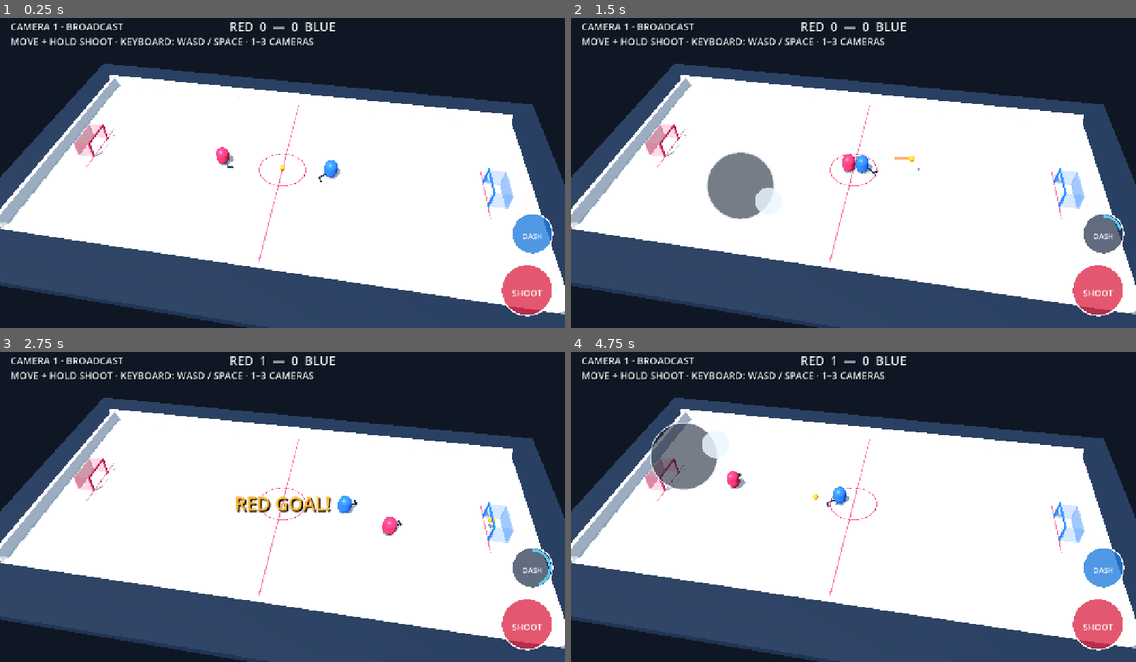
Above: before the commit, frames 1-4 (two rows, left to right).
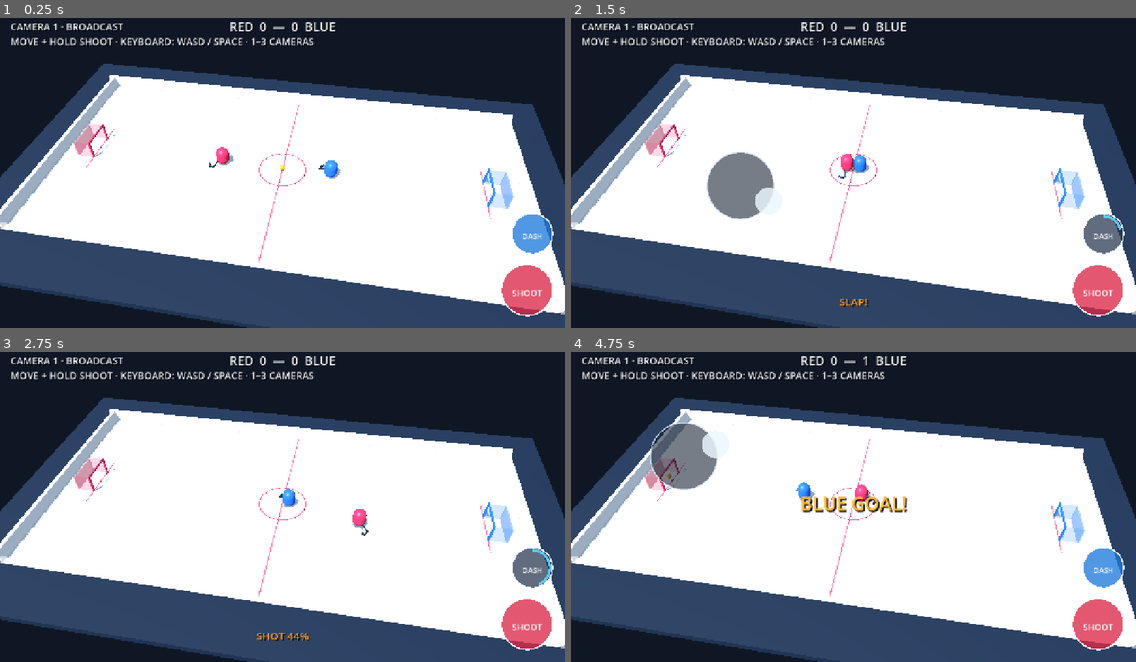
Above: after the commit, the same moments.

Repository: dylanwatsonsoftware/floorball-frenzy-3d
Game: Godot game, scene res://scenes/app/main.tscn
Same seed, same stepped clock (60 frames per second), same inputs: the game is played once before the commit and once after it.
Inputs (mouse positions are in pixels of both pictures, inside the frame that each line leads up to):
- Up to frame 1 (0.25 s): no input
- Up to frame 2 (1.5 s): tap Enter at 0.5 s; move the mouse to (977, 154) at 0.52 s; hold D (move_right) 0.53-1.25 s; hold Space (shoot) 0.53-1.25 s; tap Shift (dash) at 0.6 s; click (977, 154) at 0.67 s; drag from (740, 185) to (825, 231) at 1.27 s
- Up to frame 3 (2.75 s): move the mouse to (339, 432) at 2.02 s; hold D (move_right) from 2.03 s (still down); hold Space (shoot) from 2.03 s (still down); tap Shift (dash) at 2.1 s
- Up to frame 4 (4.75 s): release D (move_right) at 2.75 s; release Space (shoot) at 2.75 s; drag from (825, 565) to (684, 457) at 2.77 s; move the mouse to (1023, 550) at 3.52 s; hold A (move_left) 3.53-4.25 s; hold Space (shoot) 3.53-4.25 s; tap 1 at 3.6 s; drag from (684, 457) to (768, 423) at 4.27 s

The runs differ from the first frame. In frame 1, less than 0.1% of the frame differs, in the area x 37-58%, y 45-53%; in frame 2, 0.3%; in frame 3, 1.3%, in the area x 41-88%, y 1-94%; in frame 4, 1.2%.

Commit message:
feat: add physical stick carry and slap shots

Diff:
--- a/scripts/gameplay/ball_controller.gd
+++ b/scripts/gameplay/ball_controller.gd
@@ -3,6 +3,7 @@
 const BallSimulationScript = preload("res://scripts/simulation/ball_simulation.gd")
 const MatchSimulationScript = preload("res://scripts/simulation/match_simulation.gd")
 const BallInteractionScript = preload("res://scripts/simulation/ball_interaction.gd")
+const StickSlapScript = preload("res://scripts/simulation/stick_slap.gd")
 const MAX_CHARGE_SECONDS := 0.8
 const SHOOT_RANGE := 2.35
 const TRAIL_SPEED_THRESHOLD := 10.0
@@ -15,6 +16,9 @@
 var _opponent: CharacterBody3D
 var _charge_label: Label
 var _shot_trail: MeshInstance3D
+var _slap_elapsed := -1.0
+var _pending_slap_charge := 0.0
+var _pending_slap_direction := Vector2.RIGHT
 
 signal goal_scored(scorer: StringName)
 
@@ -26,6 +30,7 @@
 
 
 func _physics_process(delta: float) -> void:
+	_advance_slap(delta)
 	var previous_position := position
 	var next_state := BallSimulationScript.step(position, ball_velocity, delta)
 	var interaction_state := BallInteractionScript.step(next_state.position, next_state.velocity, _interaction_participants(), delta)
@@ -35,6 +40,7 @@
 	if scorer != &"":
 		ball_velocity = Vector3.ZERO
 		_charge_seconds = 0.0
+		_cancel_slap()
 		_charge_label.text = ""
 		_set_trail_visible(false)
 		set_physics_process(false)
@@ -45,33 +51,41 @@
 	_update_shot_charge(delta)
 
 
-func launch(planar_direction: Vector2, charge: float) -> void:
-	ball_velocity = BallSimulationScript.shot_velocity(planar_direction, charge)
+func launch(planar_direction: Vector2, charge: float, inherited_velocity: Vector3 = Vector3.ZERO) -> void:
+	ball_velocity = BallSimulationScript.shot_velocity(planar_direction, charge, inherited_velocity)
 
 
 func reset_for_faceoff() -> void:
 	position = Vector3(0.0, BallSimulationScript.BALL_RADIUS, 0.0)
 	ball_velocity = Vector3.ZERO
 	_charge_seconds = 0.0
+	_cancel_slap()
 	_charge_label.text = ""
 	_set_trail_visible(false)
 	set_physics_process(true)
 
 
 func _update_shot_charge(delta: float) -> void:
+	if _slap_elapsed >= 0.0:
+		return
 	var in_range := _planar_distance_to_player() <= SHOOT_RANGE
 	if Input.is_action_pressed("shoot") and in_range:
 		_charge_seconds = minf(MAX_CHARGE_SECONDS, _charge_seconds + delta)
-		var percentage := roundi(100.0 * _charge_seconds / MAX_CHARGE_SECONDS)
+		var charge_ratio := _charge_seconds / MAX_CHARGE_SECONDS
+		var percentage := roundi(100.0 * charge_ratio)
+		_player.call("set_stick_slap_angle", lerpf(-2.0, StickSlapScript.BACKSWING_ANGLE, charge_ratio * charge_ratio))
 		_charge_label.text = "SHOT %d%%" % percentage
 	elif Input.is_action_just_released("shoot"):
 		if _charge_seconds > 0.0 and in_range:
 			var facing: Vector3 = _player.call("get_facing_direction")
-			launch(Vector2(facing.x, facing.z), _charge_seconds / MAX_CHARGE_SECONDS)
+			_release_charged_slap(Vector2(facing.x, facing.z), _charge_seconds / MAX_CHARGE_SECONDS)
 		_charge_seconds = 0.0
-		_charge_label.text = ""
+		if _slap_elapsed < 0.0:
+			_charge_label.text = ""
+			_player.call("set_stick_slap_angle", 0.0)
 	elif not Input.is_action_pressed("shoot"):
 		_charge_label.text = ""
+		_player.call("set_stick_slap_angle", 0.0)
 
 
 func _planar_distance_to_player() -> float:
@@ -86,6 +100,7 @@
 		"position": _player.global_position,
 		"velocity": _player.velocity,
 		"facing": _player.call("get_facing_direction"),
+		"slap_phase": _current_slap_phase(),
 	}]
 	if _opponent != null:
 		participants.append({
@@ -96,6 +111,64 @@
 	return participants
 
 
+func begin_slap(direction: Vector2, charge: float) -> void:
+	_configure_slap(direction, charge, 0.0)
+	_player.call("set_stick_slap_angle", StickSlapScript.angle_at(0.0))
+
+
+func _release_charged_slap(direction: Vector2, charge: float) -> void:
+	_configure_slap(direction, charge, StickSlapScript.BACKSWING_SECONDS)
+
+
+func _configure_slap(direction: Vector2, charge: float, start_elapsed: float) -> void:
+	_slap_elapsed = start_elapsed
+	_pending_slap_direction = direction.normalized() if not direction.is_zero_approx() else Vector2.RIGHT
+	_pending_slap_charge = clampf(charge, 0.0, 1.0)
+	_charge_label.text = "SLAP!"
+
+
+func get_slap_phase() -> StringName:
+	return _current_slap_phase()
+
+
+func _advance_slap(delta: float) -> void:
+	if _slap_elapsed < 0.0:
+		return
+	var previous_elapsed := _slap_elapsed
+	_slap_elapsed += delta
+	_player.call("set_stick_slap_angle", StickSlapScript.angle_at(_slap_elapsed))
+	if StickSlapScript.crossed_contact(previous_elapsed, _slap_elapsed) and _ball_in_player_blade():
+		launch(_pending_slap_direction, _pending_slap_charge, _player.velocity)
+	if _slap_elapsed >= StickSlapScript.TOTAL_SECONDS:
+		_cancel_slap()
+
+
+func _cancel_slap() -> void:
+	_slap_elapsed = -1.0
+	_pending_slap_charge = 0.0
+	if _player != null:
+		_player.call("set_stick_slap_angle", 0.0)
+	if _charge_label != null and _charge_label.text == "SLAP!":
+		_charge_label.text = ""
+
+
+func _current_slap_phase() -> StringName:
+	if _slap_elapsed >= 0.0:
+		return StickSlapScript.phase_at(_slap_elapsed)
+	if _charge_seconds > 0.0:
+		return &"backswing"
+	return &"idle"
+
+
+func _ball_in_player_blade() -> bool:
+	var participant := {
+		"position": _player.global_position,
+		"velocity": _player.velocity,
+		"facing": _player.call("get_facing_direction"),
+	}
+	return BallInteractionScript.is_in_blade_pocket(global_position, participant)
+
+
 func _update_spin(delta: float) -> void:
 	var planar_speed := Vector2(ball_velocity.x, ball_velocity.z).length()
 	if planar_speed > 0.05:
--- a/scripts/gameplay/player_controller.gd
+++ b/scripts/gameplay/player_controller.gd
@@ -4,6 +4,7 @@
 const RINK_HALF_LENGTH := 18.1
 const RINK_HALF_WIDTH := 8.6
 const DASH_STREAK_SECONDS := 0.18
+const STICK_BASE_Y_ANGLE := -28.0
 
 var _facing_direction := Vector3.RIGHT
 var _mobile_controls: Control
@@ -62,3 +63,9 @@
 	if _dash_streak != null:
 		_dash_streak.visible = true
 	return true
+
+
+func set_stick_slap_angle(angle_degrees: float) -> void:
+	var stick_rig := get_node_or_null("StickRig") as Node3D
+	if stick_rig != null:
+		stick_rig.rotation_degrees.y = STICK_BASE_Y_ANGLE + angle_degrees
--- a/scripts/presentation/greybox_arena.gd
+++ b/scripts/presentation/greybox_arena.gd
@@ -153,8 +153,8 @@
 func _add_stick(parent: Node3D, color: Color) -> void:
 	var rig := Node3D.new()
 	rig.name = "StickRig"
-	rig.position = Vector3(0.18, -0.18, 0.0)
-	rig.rotation_degrees = Vector3(12.0, 28.0, -5.0)
+	rig.position = Vector3(-0.18, -0.18, 0.0)
+	rig.rotation_degrees = Vector3(25.0, -28.0, 5.0)
 	parent.add_child(rig)
 
 	var shaft := MeshInstance3D.new()
@@ -171,10 +171,20 @@
 	var blade_mesh := BoxMesh.new()
 	blade_mesh.size = Vector3(0.48, 0.11, 0.13)
 	blade.mesh = blade_mesh
-	blade.position = Vector3(0.18, 0.0, 1.08)
-	blade.rotation_degrees.y = -12.0
+	blade.position = Vector3(-0.18, 0.0, 1.08)
+	blade.rotation_degrees.y = 12.0
 	blade.material_override = _material(color, 0.58)
 	rig.add_child(blade)
+
+	var blade_toe := MeshInstance3D.new()
+	blade_toe.name = "BladeToe"
+	var toe_mesh := BoxMesh.new()
+	toe_mesh.size = Vector3(0.22, 0.11, 0.13)
+	blade_toe.mesh = toe_mesh
+	blade_toe.position = Vector3(-0.47, 0.0, 1.0)
+	blade_toe.rotation_degrees.y = -34.0
+	blade_toe.material_override = _material(color, 0.58)
+	rig.add_child(blade_toe)
 
 
 func _add_dash_streak(parent: Node3D) -> void:
--- a/scripts/simulation/ball_interaction.gd
+++ b/scripts/simulation/ball_interaction.gd
@@ -2,13 +2,15 @@
 extends RefCounted
 
 const BODY_CONTACT_DISTANCE := 0.74
-const STICK_REACH := 1.3
+const BLADE_FORWARD_OFFSET := 0.9
+const BLADE_RIGHT_OFFSET := 0.75
 const STICK_CONTROL_RADIUS := 0.78
 const CONTROL_HEIGHT := 0.68
 const DRIBBLE_LEAD_SPEED := 2.2
 const VELOCITY_TRANSFER := 0.72
 const ASSIST_RATE := 8.0
 const MAX_CONTROL_SPEED := 10.0
+const POSITION_ASSIST_RATE := 7.0
 
 
 static func step(ball_position: Vector3, ball_velocity: Vector3, participants: Array, delta: float) -> Dictionary:
@@ -44,13 +46,10 @@
 	var closest_stick_distance := INF
 	for index in participants.size():
 		var participant: Dictionary = participants[index]
-		var facing := Vector2(participant.facing.x, participant.facing.z).normalized()
-		if facing.is_zero_approx():
+		var pocket := blade_pocket(participant)
+		if pocket.is_empty() or not is_in_blade_pocket(next_position, participant):
 			continue
-		var player_planar := Vector2(participant.position.x, participant.position.z)
-		var stick_target := player_planar + facing * STICK_REACH
-		var ball_planar := Vector2(next_position.x, next_position.z)
-		var stick_distance := ball_planar.distance_to(stick_target)
+		var stick_distance: float = Vector2(next_position.x, next_position.z).distance_to(pocket.target)
 		if stick_distance <= STICK_CONTROL_RADIUS and stick_distance < closest_stick_distance:
 			controller = index
 			closest_stick_distance = stick_distance
@@ -58,6 +57,15 @@
 	if controller >= 0:
 		var owner: Dictionary = participants[controller]
 		var owner_facing := Vector2(owner.facing.x, owner.facing.z).normalized()
+		if owner.get("slap_phase", &"idle") == &"backswing":
+			next_velocity.x = owner.velocity.x
+			next_velocity.z = owner.velocity.z
+			return _result(next_position, next_velocity, controller)
+		var pocket := blade_pocket(owner)
+		var ball_planar := Vector2(next_position.x, next_position.z)
+		ball_planar = ball_planar.lerp(pocket.target, clampf(delta * POSITION_ASSIST_RATE, 0.0, 1.0))
+		next_position.x = ball_planar.x
+		next_position.z = ball_planar.y
 		var target_velocity := Vector2(owner.velocity.x, owner.velocity.z) + owner_facing * DRIBBLE_LEAD_SPEED
 		var current_velocity := Vector2(next_velocity.x, next_velocity.z)
 		var assisted_velocity := current_velocity.lerp(target_velocity, clampf(delta * ASSIST_RATE, 0.0, 1.0))
@@ -67,6 +75,31 @@
 	return _result(next_position, next_velocity, controller)
 
 
+static func blade_pocket(participant: Dictionary) -> Dictionary:
+	var facing := Vector2(participant.facing.x, participant.facing.z).normalized()
+	if facing.is_zero_approx():
+		return {}
+	var right := Vector2(-facing.y, facing.x)
+	var player_planar := Vector2(participant.position.x, participant.position.z)
+	return {
+		"facing": facing,
+		"right": right,
+		"target": player_planar + facing * BLADE_FORWARD_OFFSET + right * BLADE_RIGHT_OFFSET,
+		"player": player_planar,
+	}
+
+
+static func is_in_blade_pocket(ball_position: Vector3, participant: Dictionary) -> bool:
+	var pocket := blade_pocket(participant)
+	if pocket.is_empty() or ball_position.y > CONTROL_HEIGHT:
+		return false
+	var ball_planar := Vector2(ball_position.x, ball_position.z)
+	var relative: Vector2 = ball_planar - pocket.player
+	if relative.dot(pocket.facing) <= 0.18 or relative.dot(pocket.right) <= 0.08:
+		return false
+	return ball_planar.distance_to(pocket.target) <= STICK_CONTROL_RADIUS
+
+
 static func _result(position: Vector3, velocity: Vector3, controller: int) -> Dictionary:
 	return {
 		"position": position,
--- a/scripts/simulation/ball_simulation.gd
+++ b/scripts/simulation/ball_simulation.gd
@@ -17,12 +17,12 @@
 const MIN_VERTICAL_BOUNCE := 0.6
 
 
-static func shot_velocity(aim: Vector2, charge: float) -> Vector3:
+static func shot_velocity(aim: Vector2, charge: float, inherited_velocity: Vector3 = Vector3.ZERO) -> Vector3:
 	var direction := aim.normalized() if not aim.is_zero_approx() else Vector2.RIGHT
 	var clamped_charge := clampf(charge, 0.0, 1.0)
 	var speed := SHOT_BASE_SPEED + SHOT_SPEED_SCALE * clamped_charge
 	var lift := SHOT_BASE_LIFT + SHOT_LIFT_SCALE * clamped_charge
-	return Vector3(direction.x * speed, lift, direction.y * speed)
+	return Vector3(direction.x * speed + inherited_velocity.x, lift, direction.y * speed + inherited_velocity.z)
 
 
 static func step(position: Vector3, velocity: Vector3, delta: float) -> Dictionary:
--- /dev/null
+++ b/scripts/simulation/stick_slap.gd
@@ -0,0 +1,40 @@
+class_name StickSlap
+extends RefCounted
+
+const BACKSWING_SECONDS := 0.14
+const FORWARD_SECONDS := 0.13
+const RECOVERY_SECONDS := 0.12
+const CONTACT_SECONDS := BACKSWING_SECONDS + FORWARD_SECONDS * 0.72
+const TOTAL_SECONDS := BACKSWING_SECONDS + FORWARD_SECONDS + RECOVERY_SECONDS
+const BACKSWING_ANGLE := -55.0
+const CONTACT_ANGLE := 35.0
+
+
+static func phase_at(elapsed: float) -> StringName:
+	if elapsed < BACKSWING_SECONDS:
+		return &"backswing"
+	if elapsed < BACKSWING_SECONDS + FORWARD_SECONDS:
+		return &"forward"
+	if elapsed < TOTAL_SECONDS:
+		return &"recovery"
+	return &"idle"
+
+
+static func crossed_contact(previous_elapsed: float, current_elapsed: float) -> bool:
+	return previous_elapsed < CONTACT_SECONDS and current_elapsed >= CONTACT_SECONDS
+
+
+static func angle_at(elapsed: float) -> float:
+	if elapsed < BACKSWING_SECONDS:
+		var t := clampf(elapsed / BACKSWING_SECONDS, 0.0, 1.0)
+		return lerpf(-2.0, BACKSWING_ANGLE, t * t)
+	if elapsed < BACKSWING_SECONDS + FORWARD_SECONDS:
+		if elapsed <= CONTACT_SECONDS:
+			var t := clampf((elapsed - BACKSWING_SECONDS) / (CONTACT_SECONDS - BACKSWING_SECONDS), 0.0, 1.0)
+			return lerpf(BACKSWING_ANGLE, 0.0, 1.0 - pow(1.0 - t, 2.0))
+		var t := clampf((elapsed - CONTACT_SECONDS) / (BACKSWING_SECONDS + FORWARD_SECONDS - CONTACT_SECONDS), 0.0, 1.0)
+		return lerpf(0.0, CONTACT_ANGLE, t)
+	if elapsed < TOTAL_SECONDS:
+		var t := clampf((elapsed - BACKSWING_SECONDS - FORWARD_SECONDS) / RECOVERY_SECONDS, 0.0, 1.0)
+		return lerpf(CONTACT_ANGLE, 0.0, t)
+	return 0.0
--- a/tests/ball_interaction_test.gd
+++ b/tests/ball_interaction_test.gd
@@ -13,13 +13,25 @@
 		"facing": Vector3.RIGHT,
 	}
 	var controlled: Dictionary = interaction.step(
-		Vector3(1.3, 0.22, 0.0),
+		Vector3(0.9, 0.22, 0.75),
 		Vector3.ZERO,
 		[player],
 		0.1
 	)
 	if controlled.controller != 0 or controlled.velocity.x <= 0.0:
 		fail("A grounded ball at the stick must follow the moving player; got %s" % controlled)
+		return
+
+	var wrong_side: Dictionary = interaction.step(Vector3(0.9, 0.22, -0.75), Vector3.ZERO, [player], 0.1)
+	if wrong_side.controller != -1:
+		fail("The back of the curved blade must not magnetically capture the ball")
+		return
+
+	var backswing_player := player.duplicate()
+	backswing_player.slap_phase = &"backswing"
+	var neutral: Dictionary = interaction.step(Vector3(0.9, 0.22, 0.75), Vector3.ZERO, [backswing_player], 0.1)
+	if neutral.controller != 0 or not is_equal_approx(neutral.velocity.x, player.velocity.x) or not is_equal_approx(neutral.velocity.z, player.velocity.z):
+		fail("During backswing the ball must inherit player motion without a stick impulse; got %s" % neutral)
 		return
 
 	var distant: Dictionary = interaction.step(
@@ -33,7 +45,7 @@
 		return
 
 	var airborne: Dictionary = interaction.step(
-		Vector3(1.3, 1.2, 0.0),
+		Vector3(0.9, 1.2, 0.75),
 		Vector3(2.0, -1.0, 0.0),
 		[player],
 		0.1
@@ -43,7 +55,7 @@
 		return
 
 	var fast_shot: Dictionary = interaction.step(
-		Vector3(1.3, 0.22, 0.0),
+		Vector3(0.9, 0.22, 0.75),
 		Vector3(14.0, 1.0, 0.0),
 		[player],
 		0.1
--- a/tests/ball_simulation_test.gd
+++ b/tests/ball_simulation_test.gd
@@ -17,6 +17,11 @@
 		return
 	if charged_shot.y <= low_shot.y:
 		fail("Charged shot must have more lift")
+		return
+	var moving_shot: Vector3 = script.shot_velocity(Vector2.RIGHT, 0.5, Vector3(4.0, 0.0, 2.0))
+	var static_shot: Vector3 = script.shot_velocity(Vector2.RIGHT, 0.5)
+	if not is_equal_approx(moving_shot.x, static_shot.x + 4.0) or not is_equal_approx(moving_shot.z, static_shot.z + 2.0):
+		fail("Slap shots must inherit planar player momentum")
 		return
 
 	var airborne: Dictionary = script.step(Vector3(0.0, 3.0, 0.0), Vector3.ZERO, 0.1)
--- a/tests/greybox_scene_test.gd
+++ b/tests/greybox_scene_test.gd
@@ -20,10 +20,12 @@
 		"Arena/Player",
 		"Arena/Player/StickRig/Shaft",
 		"Arena/Player/StickRig/Blade",
+		"Arena/Player/StickRig/BladeToe",
 		"Arena/Player/DashStreak",
 		"Arena/Player/DashStreak/CenterTrail",
 		"Arena/Opponent/StickRig/Shaft",
 		"Arena/Opponent/StickRig/Blade",
+		"Arena/Opponent/StickRig/BladeToe",
 		"Arena/Ball",
 		"Arena/Ball/ShotTrail",
 		"Arena/LeftGoal",
@@ -59,7 +61,7 @@
 		fail("Blue opponent must be controlled by the local-match AI")
 		return
 	var player_stick := scene.get_node("Arena/Player/StickRig") as Node3D
-	if player_stick.position.x <= 0.0 or player_stick.rotation.y <= 0.2:
+	if player_stick.position.x >= 0.0 or player_stick.rotation.y >= -0.2:
 		fail("The stick must angle across the body toward the player's right")
 		return
 	var dash_streak := scene.get_node("Arena/Player/DashStreak") as Node3D
@@ -77,8 +79,11 @@
 		fail("Starting a dash must reveal its streak and cooldown feedback; visible=%s cooldown=%s" % [dash_streak.visible, player.call("get_dash_cooldown_ratio")])
 		return
 	var player_blade := scene.get_node("Arena/Player/StickRig/Blade") as MeshInstance3D
-	if player_blade.position.z <= 0.5 or player_blade.position.x <= 0.0:
-		fail("The stick blade must finish forward and to the player's right")
+	if player_blade.position.z <= 0.5 or player_blade.position.x >= 0.0 or player_blade.global_position.y > 0.3:
+		fail("The stick blade must finish grounded, forward, and to the player's right")
+		return
+	if not player.has_method("set_stick_slap_angle"):
+		fail("The player must expose physical slap-stick animation")
 		return
 
 	var ball := scene.get_node("Arena/Ball")
@@ -87,6 +92,9 @@
 		return
 	if not ball.has_method("reset_for_faceoff") or not ball.has_signal("goal_scored"):
 		fail("Ball must integrate with scoring and faceoff flow")
+		return
+	if not ball.has_method("begin_slap") or not ball.has_method("get_slap_phase"):
+		fail("Ball gameplay must expose the timed physical slap sequence")
 		return
 	var shot_trail := scene.get_node("Arena/Ball/ShotTrail") as MeshInstance3D
 	if shot_trail.visible:
@@ -108,12 +116,23 @@
 	if scene.get_node_or_null("HUD/MobileControls/DashButton") == null:
 		fail("Mobile controls must show a dash button")
 		return
-	var ball_start: Vector3 = ball.position
-	ball.launch(Vector2.RIGHT, 1.0)
-	await physics_frame
-	await physics_frame
-	if ball.position.x <= ball_start.x or ball.position.y <= ball_start.y:
-		fail("Launched ball must move forward and lift into 3D space; start=%s end=%s" % [ball_start, ball.position])
+	player.position = Vector3(-5.0, 0.75, 0.0)
+	player.velocity = Vector3.ZERO
+	ball.position = Vector3(-4.1, 0.22, 0.75)
+	ball.ball_velocity = Vector3.ZERO
+	ball.begin_slap(Vector2.RIGHT, 1.0)
+	if ball.get_slap_phase() != &"backswing" or not ball.ball_velocity.is_zero_approx():
+		fail("Starting a slap must begin with a neutral-ball backswing")
+		return
+	for frame in 5:
+		await physics_frame
+	if ball.ball_velocity.length() >= 10.0:
+		fail("The ball must not receive its shot impulse during backswing")
+		return
+	for frame in 12:
+		await physics_frame
+	if ball.ball_velocity.x <= 10.0 or ball.position.y <= 0.22:
+		fail("Forward blade contact must launch the ball with lift; velocity=%s position=%s" % [ball.ball_velocity, ball.position])
 		return
 	if not shot_trail.visible:
 		fail("A fast charged shot must reveal the ball trail")
--- /dev/null
+++ b/tests/stick_slap_test.gd
@@ -0,0 +1,30 @@
+extends SceneTree
+
+
+func _init() -> void:
+	var slap := load("res://scripts/simulation/stick_slap.gd")
+	if slap == null:
+		fail("Stick slap simulation is missing")
+		return
+	if slap.phase_at(0.05) != &"backswing":
+		fail("A slap must begin with a backswing")
+		return
+	if slap.phase_at(slap.BACKSWING_SECONDS + 0.02) != &"forward":
+		fail("Backswing must transition into a forward swing")
+		return
+	if not slap.crossed_contact(slap.CONTACT_SECONDS - 0.01, slap.CONTACT_SECONDS + 0.01):
+		fail("The forward swing must emit one deterministic contact crossing")
+		return
+	if slap.crossed_contact(slap.CONTACT_SECONDS + 0.01, slap.CONTACT_SECONDS + 0.03):
+		fail("Contact must not repeat after the blade passes the ball")
+		return
+	if slap.angle_at(0.0) >= 0.0 or absf(slap.angle_at(slap.CONTACT_SECONDS)) > 0.01 or slap.angle_at(slap.CONTACT_SECONDS + 0.02) <= 0.0:
+		fail("The stick must meet the carried ball at neutral angle before following through")
+		return
+	print("Stick slap timing is valid.")
+	quit(0)
+
+
+func fail(message: String) -> void:
+	push_error(message)
+	quit(1)
Not shown, added: scripts/simulation/stick_slap.gd.uid
Not shown, added: tests/stick_slap_test.gd.uid
